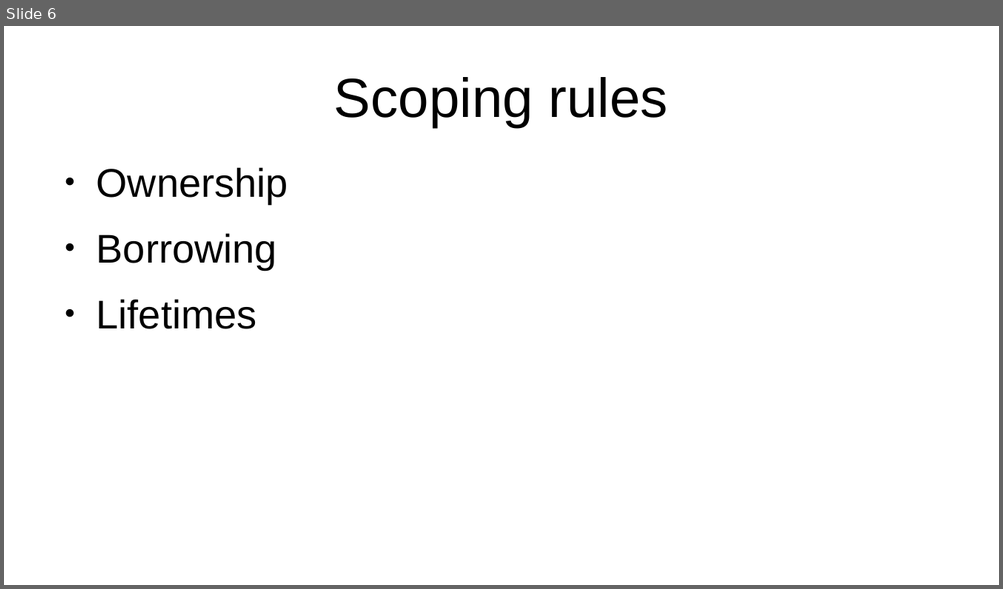
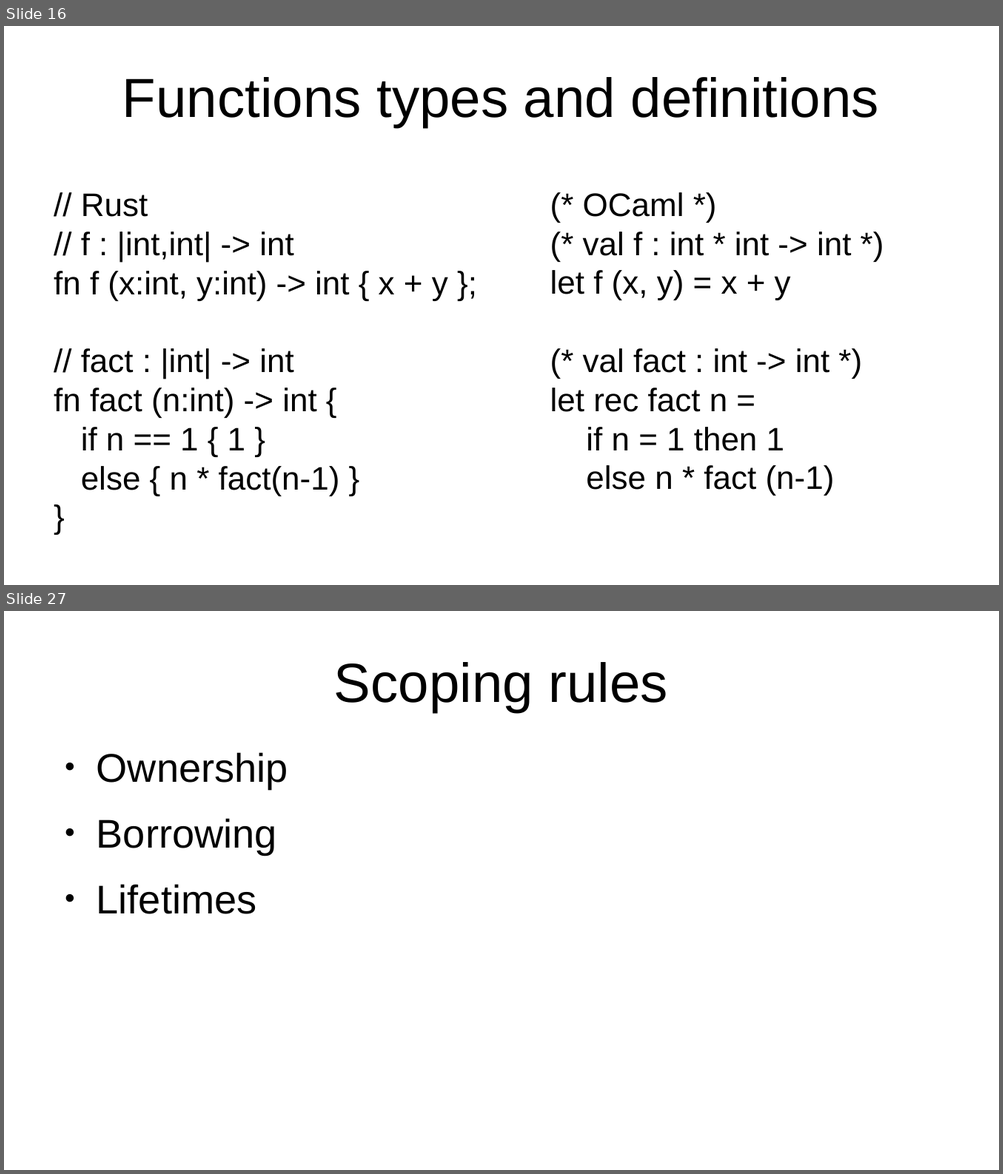
Before and after one commit to bmalecki/rust-getting-started, a slide deck: Rust-presentation.odp. Shown one above the other, each under a label of ours: slide 6 before the commit, slides 16 and 27 after it; the slides between them are not shown. The pictures are 1003x589 and 1003x1174 pixels, drawn with LibreOffice and Linux fonts; fonts in the diff are those of the drawing. Boxes give left, top, right and bottom in pixels: in the first picture for what was removed or moved away, otherwise in the second. Text is boxed around its words. In the diff, an @@ line names an element or a change of style, - is before the commit and + after.

```diff
--- a/Rust-presentation.odp
+++ b/Rust-presentation.odp
@@ slide 16 added at (4,26,999,585), background #FFFFFF @@
@@ title added at (122,77,879,127), 44 pt, text #000000 @@
+Functions types and definitions
@@ subtitle added at (54,193,448,496), 26 pt, text #000000 @@
+// Rust
+// f : |int,int| -> int
+fn f (x:int, y:int) -> int { x + y };
+// fact : |int| -> int
+fn fact (n:int) -> int {
+if n == 1 { 1 }
+else { n * fact(n-1) }
+}
@@ text added at (550,192,851,496), 26 pt, text #000000 @@
+(* OCaml *)
+(* val f : int * int -> int *)
+let f (x, y) = x + y
+(* val fact : int -> int *)
+let rec fact n =
+if n = 1 then 1
+else n * fact (n-1)
@@ what was slide 6 is now slide 27 @@
```
Also in this commit, not shown: 5 slides changed, 35 other slides added, 1 slide removed, 12 other files.
